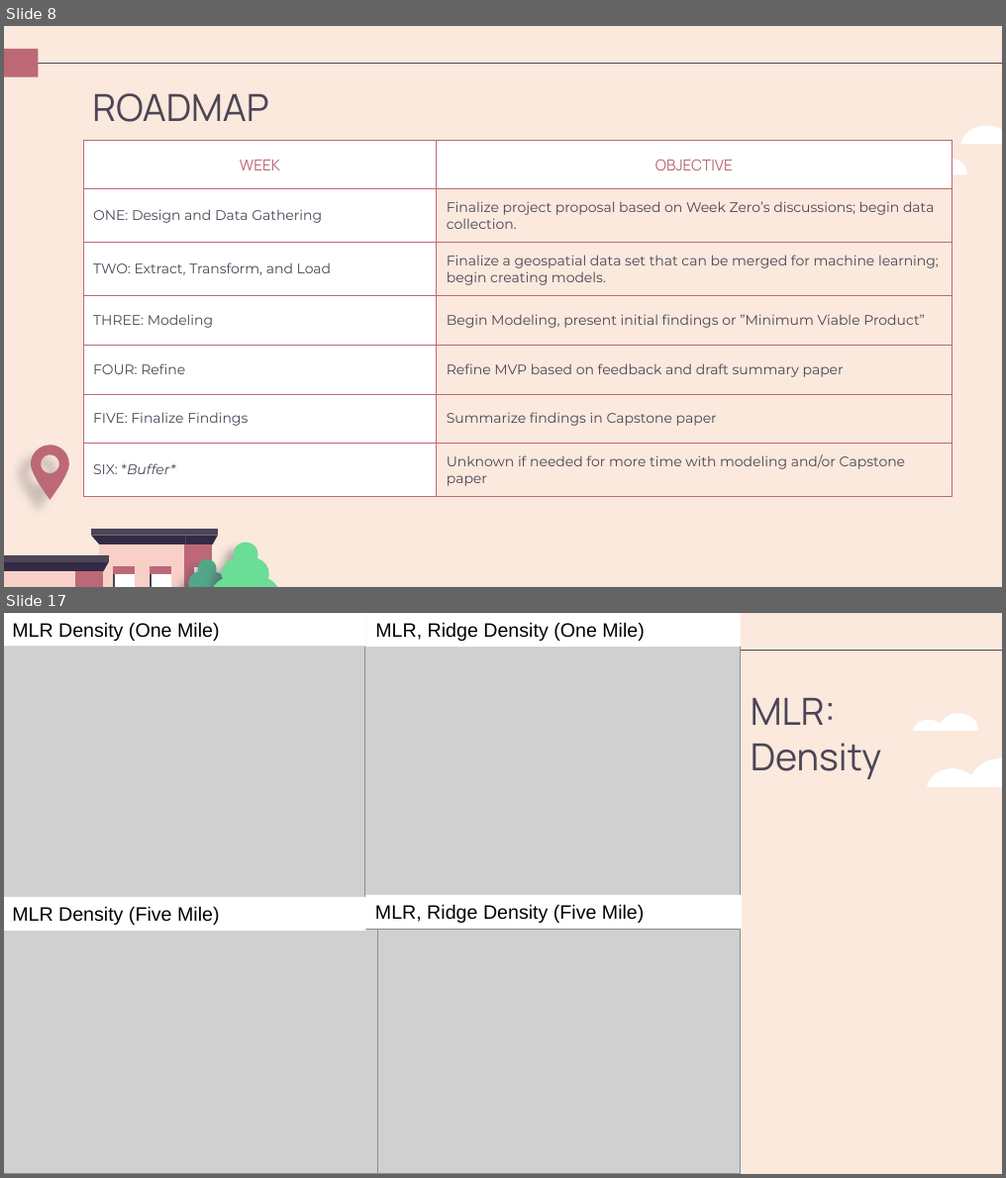
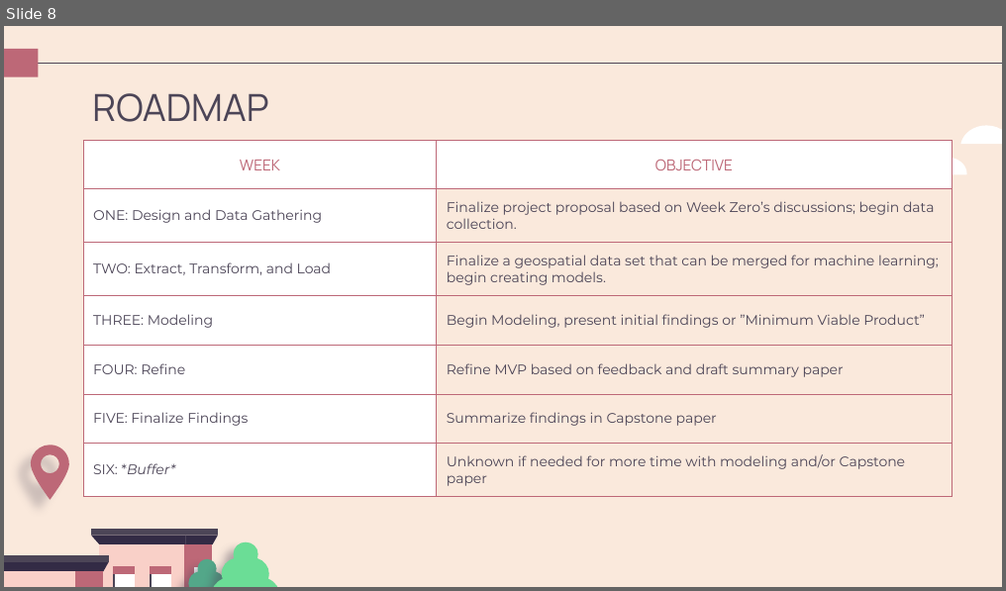
Before and after one commit to dimmediato/Haystacks_Capstone, a slide deck: Haystacks_Project.pptx. Shown one above the other, each under a label of ours: slides 8 and 17 before the commit, slide 8 after it; the slides between them are not shown. The pictures are 1006x1178 and 1006x591 pixels, drawn with LibreOffice and Linux fonts; fonts in the diff are those of the drawing; grey boxes stand for pictures. Boxes give left, top, right and bottom in pixels: in the first picture for what was removed or moved away, otherwise in the second. Text is boxed around its words. In the diff, an @@ line names an element or a change of style, - is before the commit and + after.

```diff
--- a/Haystacks_Project.pptx
+++ b/Haystacks_Project.pptx
@@ slide 17 removed at <box>4,613,1002,1174</box>, background #FAE9DC; not listed: 2 template elements that a slide beside it also shows @@
@@ rectangle removed at <box>4,613,365,647</box> @@
-MLR Density (One Mile)
@@ rectangle removed at <box>366,613,741,647</box> @@
-MLR, Ridge Density (One Mile)
@@ picture removed at <box>4,646,365,898</box> @@
@@ picture removed at <box>365,646,741,898</box> @@
@@ text removed at <box>750,697,882,779</box> @@
-MLR: Density
@@ freeform shape removed at <box>912,713,978,731</box> @@
@@ freeform shape removed at <box>927,759,1002,787</box> @@
@@ rectangle removed at <box>4,897,365,932</box> @@
-MLR Density (Five Mile)
@@ rectangle removed at <box>365,895,742,930</box> @@
-MLR, Ridge Density (Five Mile)
@@ picture removed at <box>4,930,377,1174</box> @@
@@ picture removed at <box>377,930,740,1174</box> @@
```
Also in this commit, not shown: 9 slides changed, 8 slides added, 5 other slides removed, 8 other files.
